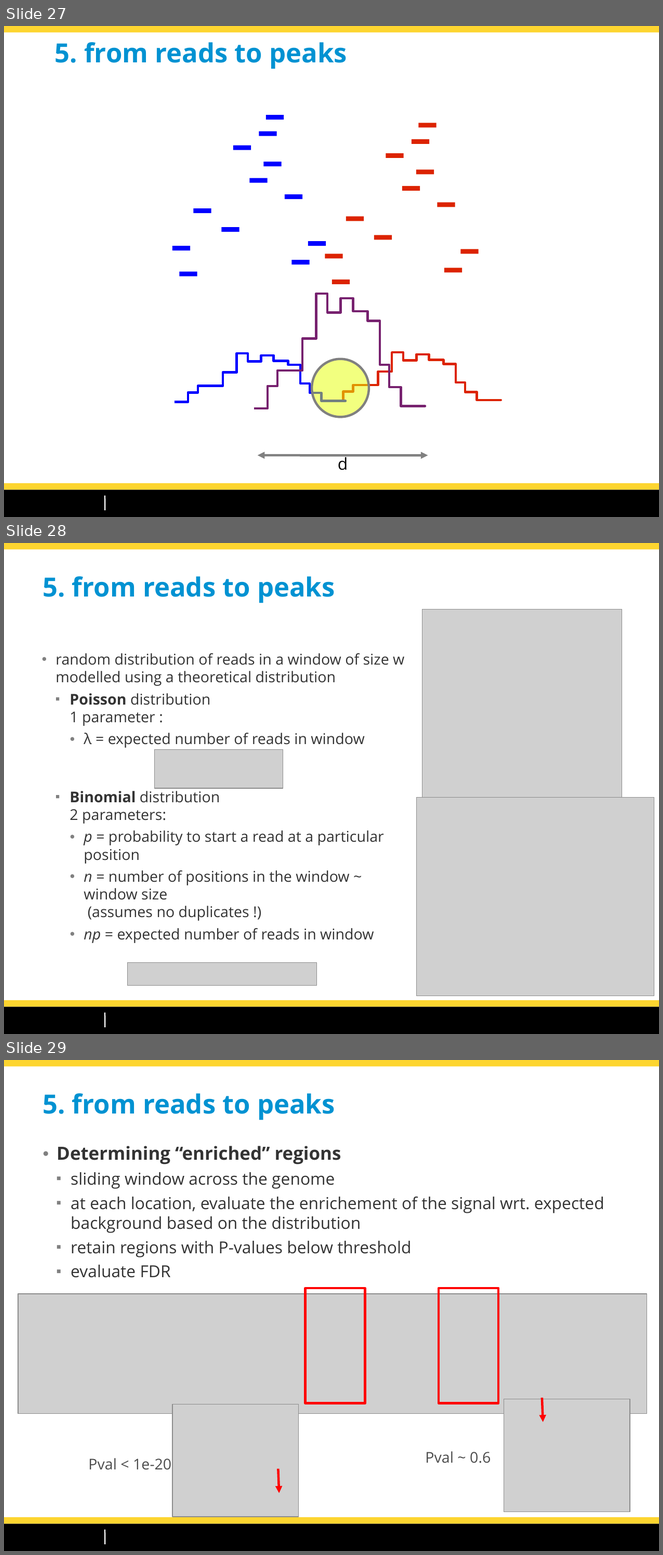
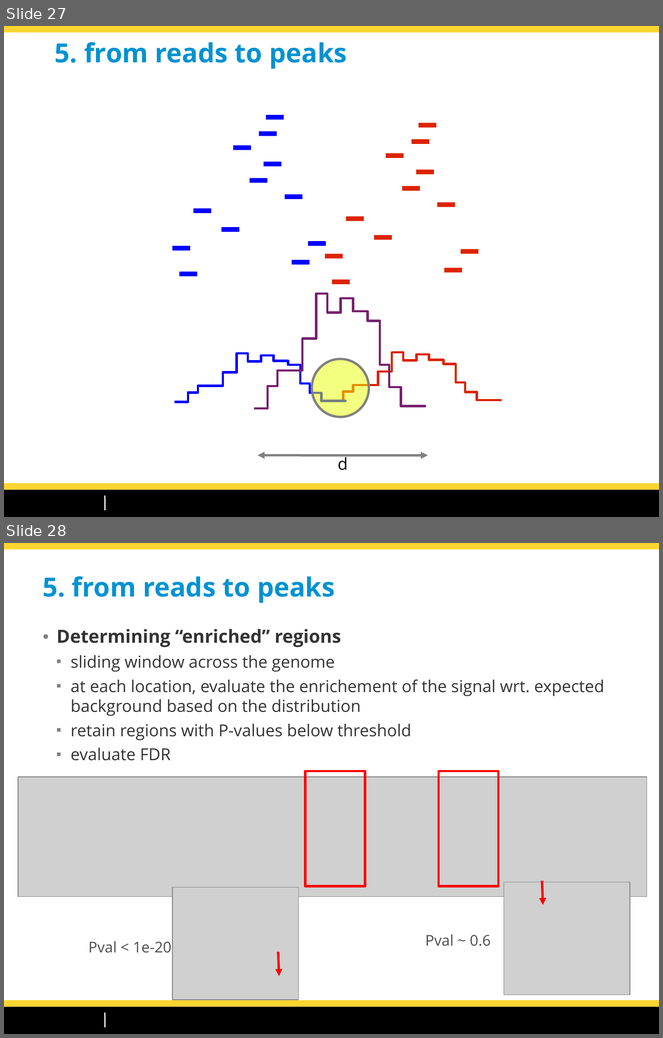
Before and after one commit to dputhier/EBA_2015_ChIP-Seq, a slide deck: slides/chipseq_CarlHerrmann_Roscoff2015.odp. Shown one above the other, each under a label of ours: slides 27, 28 and 29 before the commit, slides 27 and 28 after it. The pictures are 663x1555 and 663x1038 pixels, drawn with LibreOffice and Linux fonts; fonts in the diff are those of the drawing; grey boxes stand for pictures; background and template pictures are left out. Boxes give left, top, right and bottom in pixels: in the first picture for what was removed or moved away, otherwise in the second. Text is boxed around its words. In the diff, an @@ line names an element or a change of style, - is before the commit and + after.

```diff
--- a/slides/chipseq_CarlHerrmann_Roscoff2015.odp
+++ b/slides/chipseq_CarlHerrmann_Roscoff2015.odp
@@ slide 28 removed at bbox=[4, 543, 659, 1034], background #FFFFFF; not listed: 4 template elements that a slide beside it also shows @@
@@ title removed at bbox=[42, 576, 335, 603] @@
-5. from reads to peaks
@@ picture removed at bbox=[423, 610, 622, 799] @@
@@ text removed at bbox=[55, 653, 404, 943] @@
-● random distribution of reads in a window of size w modelled using a theoretical distribution
-  ■ Poisson distribution
-    1 parameter :
-    ● λ = expected number of reads in window
-  ■ Binomial distribution
-    2 parameters:
-    ● p = probability to start a read at a particular position
-    ● n = number of positions in the window ~ window size
-      (assumes no duplicates !)
-    ● np = expected number of reads in window
@@ picture removed at bbox=[155, 750, 283, 788] @@
@@ picture removed at bbox=[417, 797, 655, 996] @@
@@ picture removed at bbox=[128, 963, 317, 986] @@
@@ what was slide 29 is now slide 28 @@
```
Also in this commit, not shown: 2 slides changed, 1 other file.
